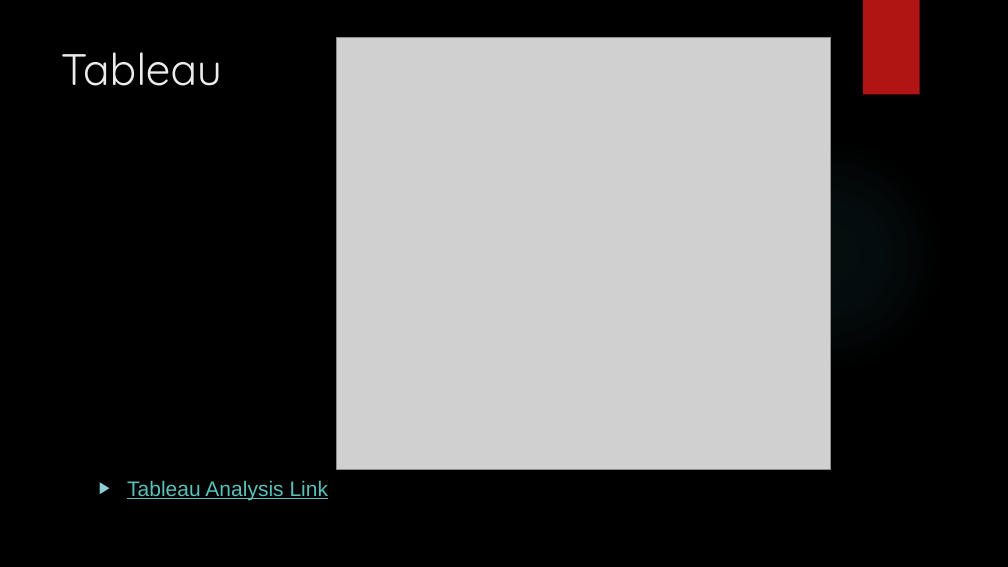
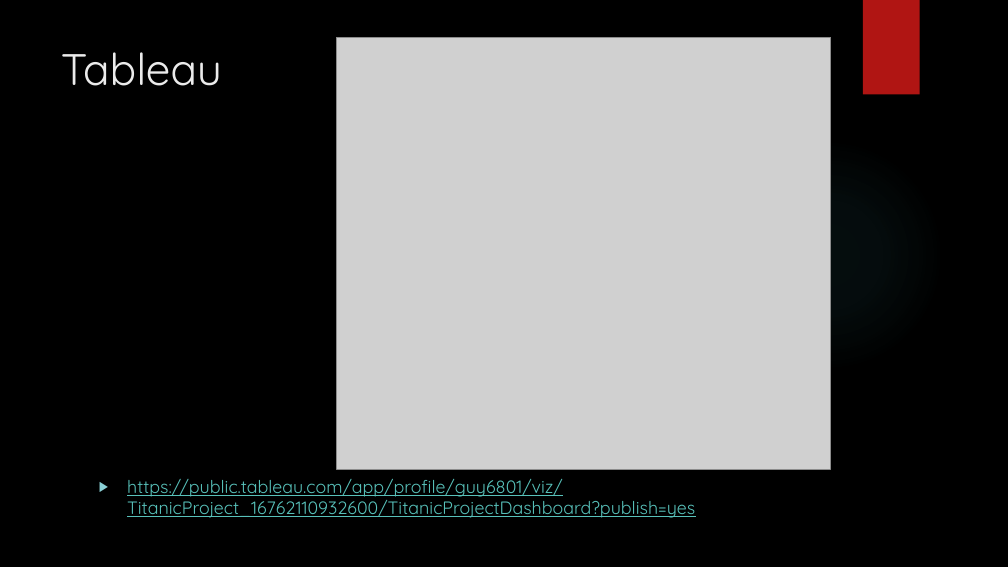
Before and after one commit to Kmkinnear/Data_Project, a slide deck: slide 14 of Presentation.pptx (slide 7 before the commit). Drawn at 1008x567 pixels with LibreOffice and Linux fonts; fonts in the diff are those of the drawing; grey boxes stand for pictures; background and template pictures are left out. Boxes give left, top, right and bottom in pixels: in the first picture for what was removed or moved away, otherwise in the second. Text is boxed around its words. In the diff, an @@ line names an element or a change of style, - is before the commit and + after.

```diff
--- a/Presentation.pptx
+++ b/Presentation.pptx
@@ text at [127, 479, 695, 518]: text changed; size 20 to 17 pt; font Arial to Quicksand @@
-▶ Tableau Analysis Link
+▶ https://public.tableau.com/app/profile/guy6801/viz/TitanicProject_16762110932600/TitanicProjectDashboard?publish=yes
```
Also in this commit, not shown: 2 other slides changed, 7 slides added, 1 slide removed.
